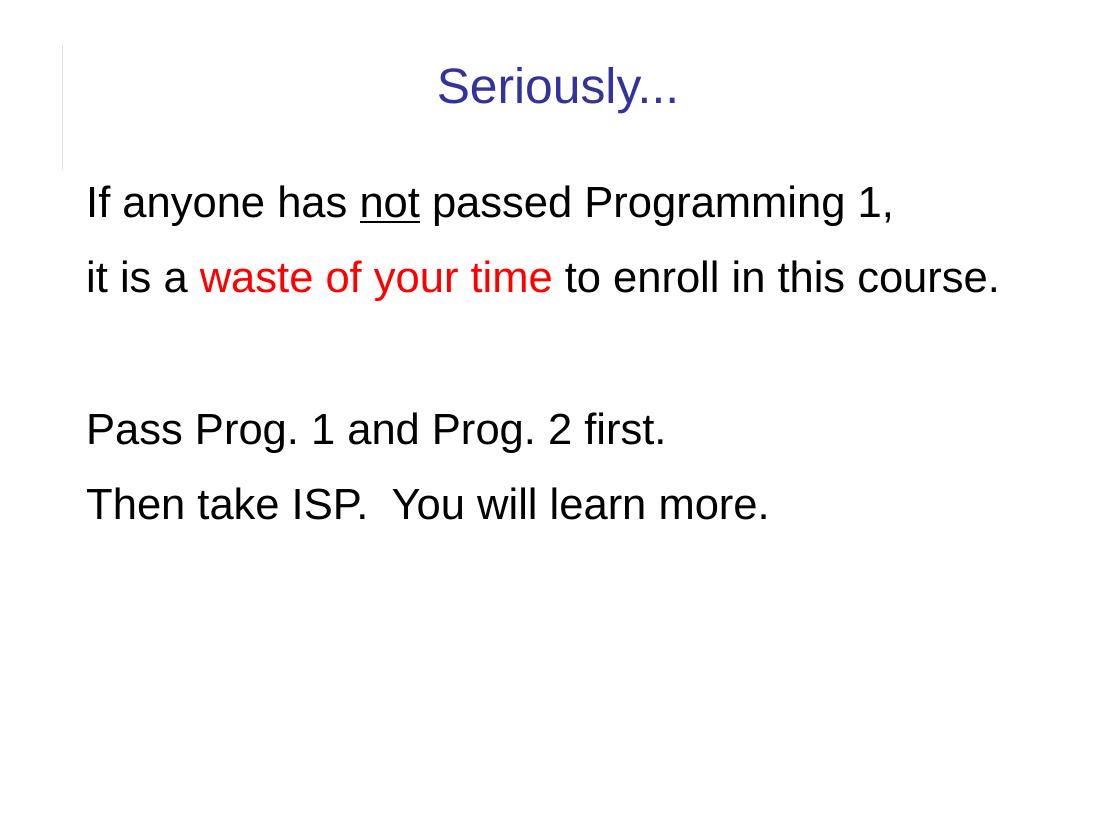
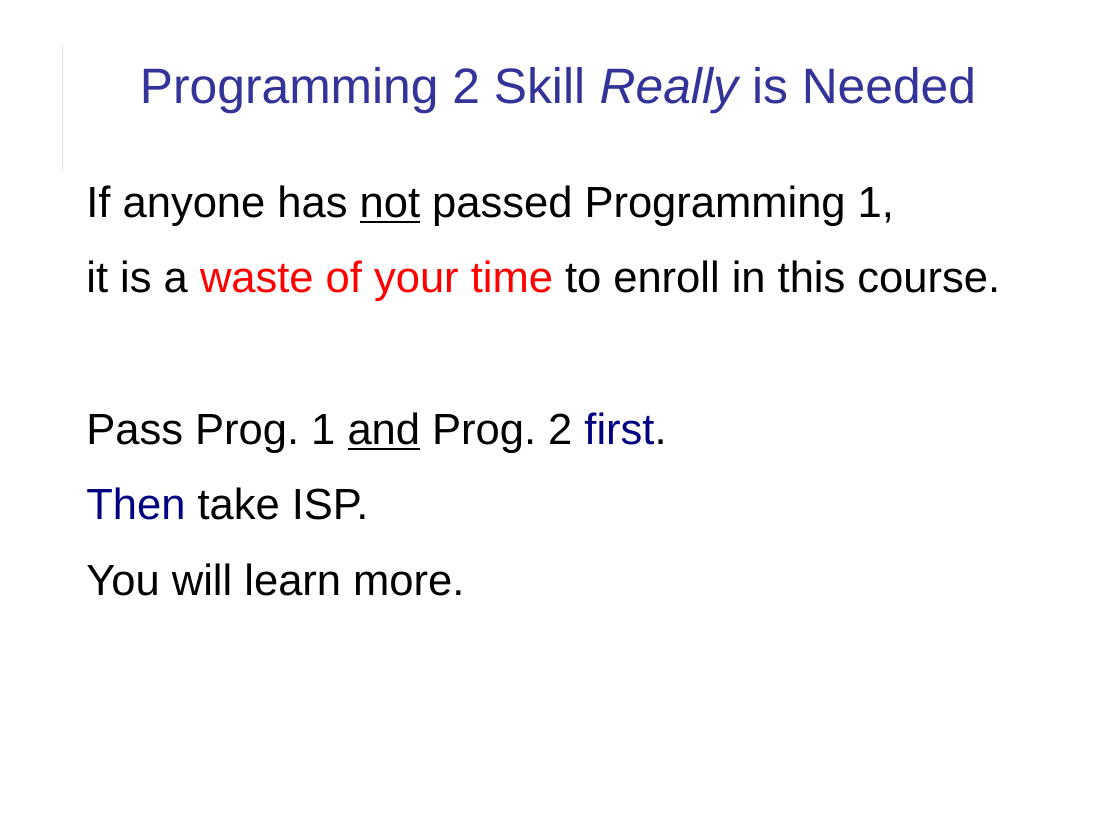
Before and after one commit to cpske/ISP, a slide deck: slide 9 of intro/Introduction-to-Course.ppt. Drawn at 1120x840 pixels with LibreOffice and Linux fonts; fonts in the diff are those of the drawing. Boxes give left, top, right and bottom in pixels: in the first picture for what was removed or moved away, otherwise in the second. Text is boxed around its words. In the diff, an @@ line names an element or a change of style, - is before the commit and + after.

```diff
--- a/intro/Introduction-to-Course.ppt
+++ b/intro/Introduction-to-Course.ppt
@@ title at <box>140,67,976,113</box>: text changed @@
-Seriously...
+Programming 2 Skill Really is Needed
@@ text at <box>86,412,666,453</box>: text colour #000000 to #000080 in "first."; underline on in "and" @@
@@ text at <box>86,487,464,596</box>: text changed @@
-Then take ISP. You will learn more.
+Then take ISP.
+You will learn more.
```
Also in this commit, not shown: 6 other slides changed, 4 slides added, 5 other files.
